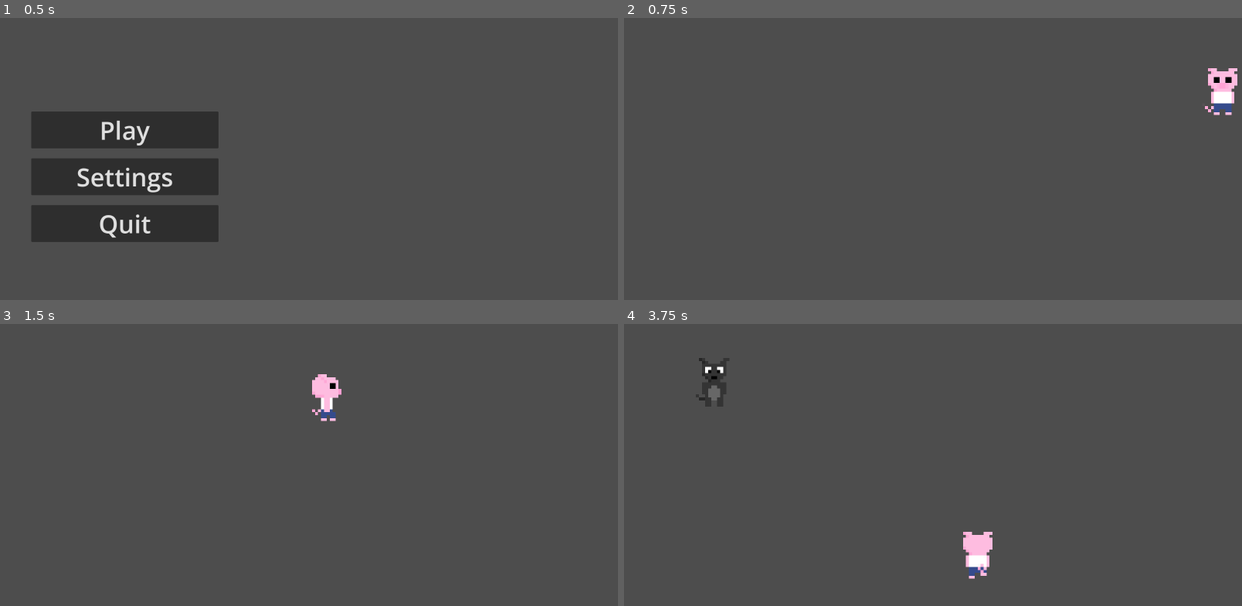
Above: before the commit, frames 1-4 (two rows, left to right).
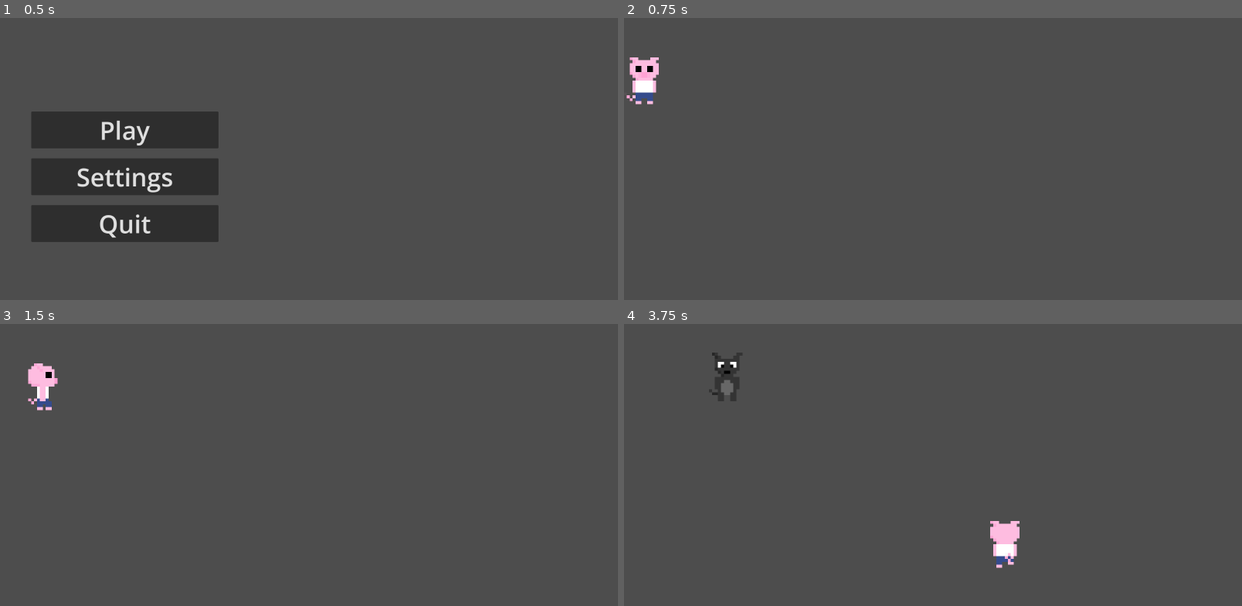
Above: after the commit, the same moments.

Repository: VeryVeryCoolName/atestathorror
Game: Godot game, scene res://Scenes/main_menu.tscn
Two runs of this game, one before a commit and one after it. Both use one fixed random seed, a clock stepped at 60 frames per second and the inputs below.
Inputs:
- Up to frame 1 (0.5 s): no input
- Up to frame 2 (0.75 s): click "Play" at 0.5 s
- Up to frame 3 (1.5 s): tap Enter at 1.25 s; hold D (MoveRight) from 1.28 s (still down); tap Z (Attack) at 1.35 s
- Up to frame 4 (3.75 s): release D (MoveRight) at 2.03 s; hold S (MoveDown) 2.03-2.78 s; tap Z (Attack) at 2.1, 2.85, 3.6 s; hold D (MoveRight) 2.78-3.53 s; hold W (MoveUp) from 3.53 s (still down)

Frame 1 is identical in both runs. In frame 2, 1.3% of the frame differs, in the area x 0-100%, y 13-35%; in frame 3, 1.0%; in frame 4, 1.9%, in the area x 11-64%, y 10-91%.

Commit message:
pig hitbox fix

Diff:
--- a/Scenes/game.tscn
+++ b/Scenes/game.tscn
@@ -97,12 +97,11 @@
 player_path = NodePath("../PlayerCharacter")
 
 [node name="PlayerCharacter" type="CharacterBody2D" parent="."]
-position = Vector2(-44, 110)
+position = Vector2(0, 136)
 script = ExtResource("1_ebmjs")
 
 [node name="AnimatedSprite2D" type="AnimatedSprite2D" parent="PlayerCharacter"]
 texture_filter = 1
-position = Vector2(47, 61)
 scale = Vector2(9.375, 9.375)
 sprite_frames = SubResource("SpriteFrames_2poj3")
 animation = &"idle"
@@ -117,7 +116,6 @@
 texture = ExtResource("2_wrm1d")
 
 [node name="CollisionShape2D" type="CollisionShape2D" parent="PlayerCharacter"]
-position = Vector2(47.5, 62.5)
 shape = SubResource("RectangleShape2D_2poj3")
 
 [node name="AudioListener2D" type="AudioListener2D" parent="PlayerCharacter"]
@@ -125,7 +123,6 @@
 [node name="AttackArea" type="Area2D" parent="PlayerCharacter"]
 
 [node name="CollisionShape2D" type="CollisionShape2D" parent="PlayerCharacter/AttackArea"]
-position = Vector2(45, 60.5)
 scale = Vector2(4.38376, -3.73666)
 shape = SubResource("RectangleShape2D_wrm1d")
 
--- a/Scripts/boss.gd
+++ b/Scripts/boss.gd
@@ -3,7 +3,7 @@
 var state = "idle"
 var player = null
 var distanceToPlayer = 1000
-var moveDirection = Vector2()
+var moveDirection = Vector2.ZERO
 var moveSpeed = 10000
 
 func _ready():
